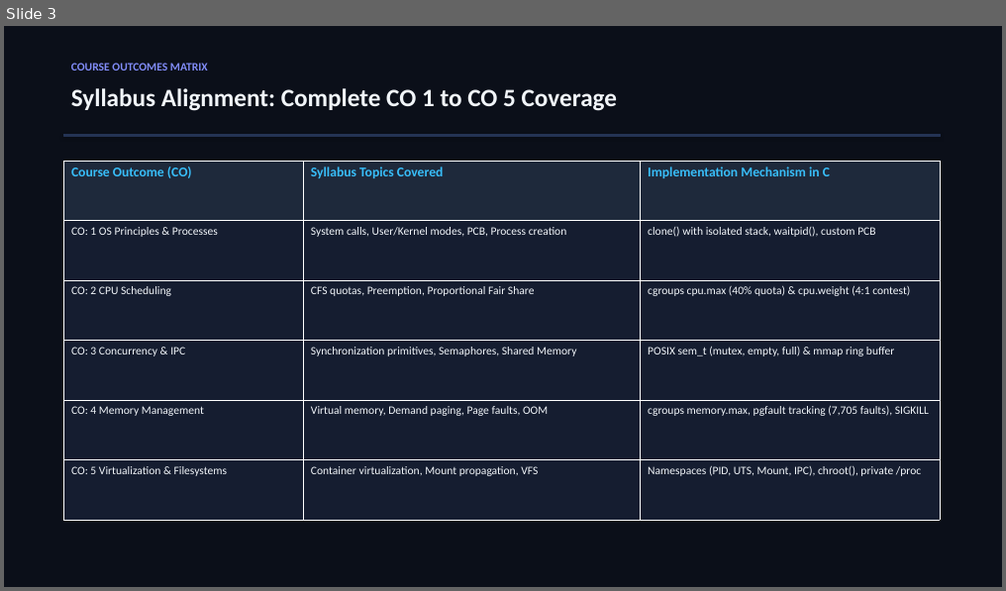
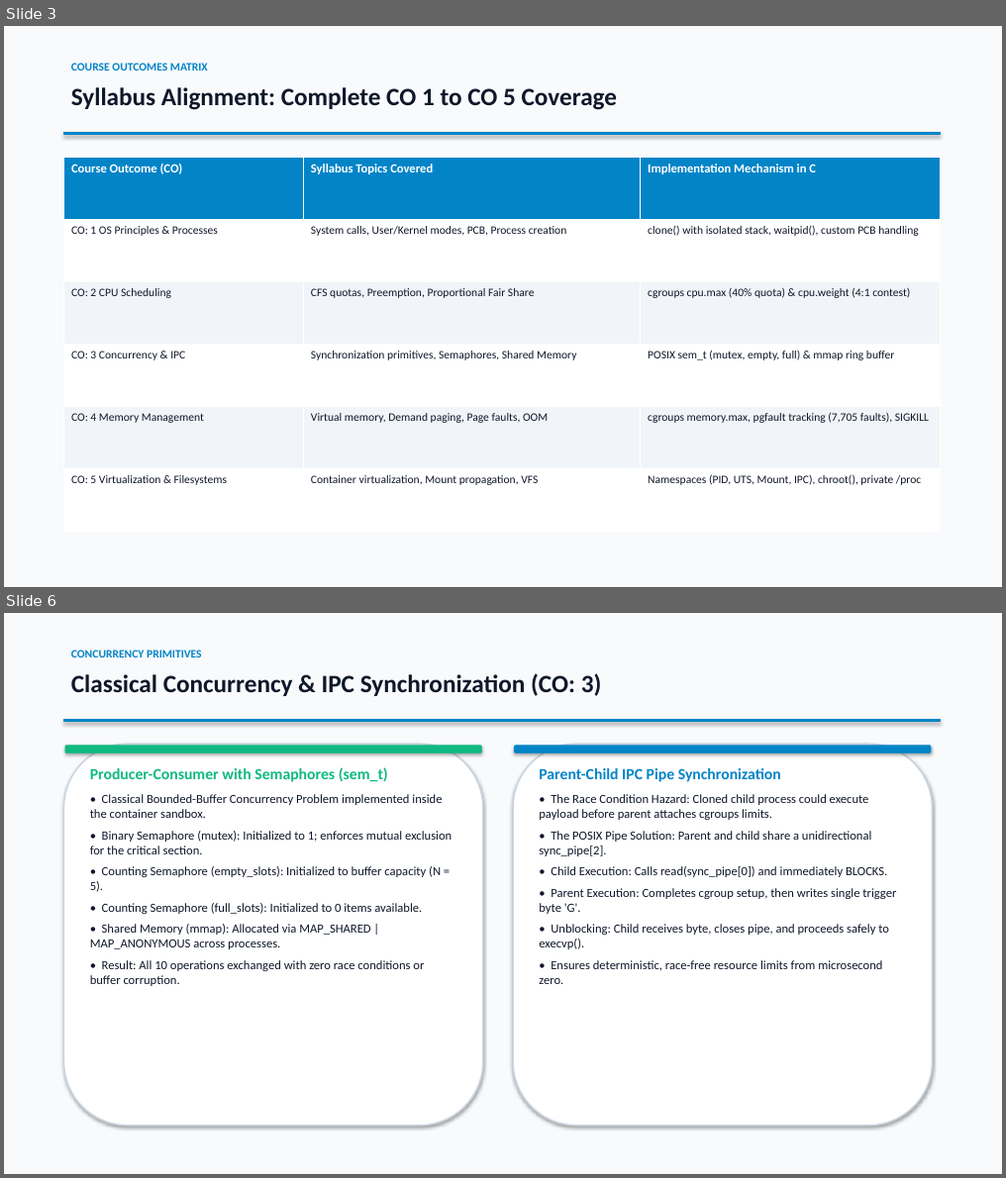
Before and after one commit to THARAKESHA/mini-container, a slide deck: presentation.pptx. Shown one above the other, each under a label of ours: slide 3 before the commit, slides 3 and 6 after it; the slides between them are not shown. The pictures are 1006x591 and 1006x1178 pixels, drawn with LibreOffice and Linux fonts; fonts in the diff are those of the drawing. Boxes give left, top, right and bottom in pixels: in the first picture for what was removed or moved away, otherwise in the second. Text is boxed around its words. In the diff, an @@ line names an element or a change of style, - is before the commit and + after.

Commit message:
Review: Update presentation to bright clean theme, remove viva slide, add concurrency representations

```diff
--- a/presentation.pptx
+++ b/presentation.pptx
@@ slide 6 added at [4,613,1002,1174], background #FFFFFF @@
@@ rectangle added at [4,613,1002,1174], fill #F8FAFC, outline #F8FAFC 0.75 pt @@
@@ text added at [71,650,202,658], 11 pt, text #0284C7, bold @@
+CONCURRENCY PRIMITIVES
@@ text added at [71,673,602,696], 24 pt, text #0F172A, bold @@
+Classical Concurrency & IPC Synchronization (CO: 3)
@@ rectangle added at [63,719,940,722], fill #0284C7, outline #0284C7 0.75 pt @@
@@ rounded rectangle added at [63,744,483,1126], fill #FFFFFF, outline #CBD5E1 1.5 pt @@
@@ rounded rectangle added at [65,746,481,753], fill #10B981, outline #10B981 0.75 pt @@
@@ rounded rectangle added at [513,744,933,1126], fill #FFFFFF, outline #CBD5E1 1.5 pt @@
@@ rounded rectangle added at [515,746,931,753], fill #0284C7, outline #0284C7 0.75 pt @@
@@ text added at [90,767,451,986], 12 pt, text #0F172A @@
+Producer-Consumer with Semaphores (sem_t)
+• Classical Bounded-Buffer Concurrency Problem implemented inside the container sandbox.
+• Binary Semaphore (mutex): Initialized to 1; enforces mutual exclusion for the critical section.
+• Counting Semaphore (empty_slots): Initialized to buffer capacity (N = 5).
+• Counting Semaphore (full_slots): Initialized to 0 items available.
+• Shared Memory (mmap): Allocated via MAP_SHARED | MAP_ANONYMOUS across processes.
+• Result: All 10 operations exchanged with zero race conditions or buffer corruption.
@@ text added at [539,768,896,984], 12 pt, text #0F172A @@
+Parent-Child IPC Pipe Synchronization
+• The Race Condition Hazard: Cloned child process could execute payload before parent attaches cgroups limits.
+• The POSIX Pipe Solution: Parent and child share a unidirectional sync_pipe[2].
+• Child Execution: Calls read(sync_pipe[0]) and immediately BLOCKS.
+• Parent Execution: Completes cgroup setup, then writes single trigger byte 'G'.
+• Unblocking: Child receives byte, closes pipe, and proceeds safely to execvp().
+• Ensures deterministic, race-free resource limits from microsecond zero.
@@ slide 3 changed as well @@
@@ rectangle at [4,26,1002,587]: fill #0B0F19 to #F8FAFC; outline #0B0F19 0.75 pt to #F8FAFC 0.75 pt @@
@@ text "Syllabus Alignment: Complete CO 1 ..." at [71,87,617,110]: text colour #F1F5F9 to #0F172A @@
@@ text "COURSE OUTCOMES MATRIX" at [71,63,208,71]: text colour #818CF8 to #0284C7 @@
@@ rectangle at [63,132,940,135]: fill #243354 to #0284C7; outline #243354 0.75 pt to #0284C7 0.75 pt @@
@@ table at [63,157,940,531] @@
-row 2, column 3: clone() with isolated stack, waitpid(), custom PCB
+row 2, column 3: clone() with isolated stack, waitpid(), custom PCB handling
@@ fill #1E293B to #0284C7 in row 1 @@
@@ fill #151D30 to #FFFFFF in 9 cells @@
@@ fill #151D30 to #F1F5F9 in 6 cells @@
@@ size 13 to 12 pt, text colour #38BDF8 to #FFFFFF in "Course Outcome (CO)", "Syllabus Topics Covered", "Implementation Mechanism in C" @@
@@ text colour #F1F5F9 to #0F172A in "CO: 1 OS Principles & Processes", "System calls, User/Kernel modes, PCB, Process creation", "CO: 2 CPU Scheduling", "CFS quotas, Preemption, Proportional Fair Share" and 10 more places @@
@@ table: place and size @@
-table at [63,161,940,520]
+table at [63,157,940,531]
```
Also in this commit, not shown: 6 other slides changed, 1 slide removed, 3 other files.
